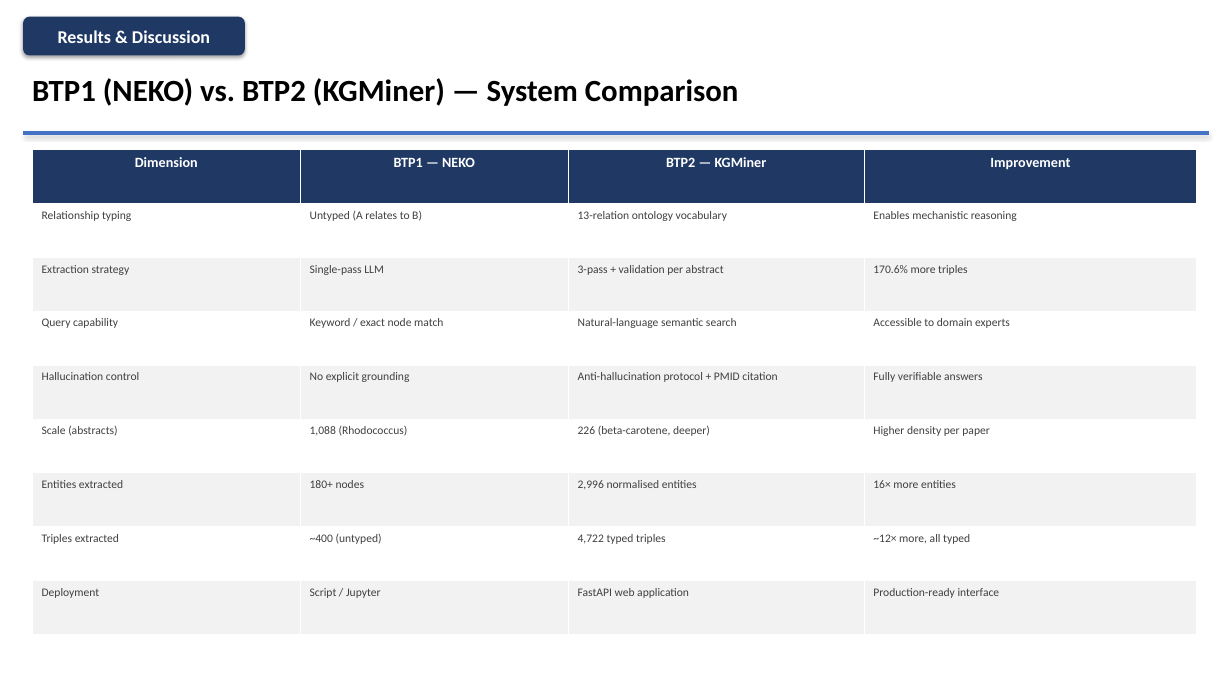
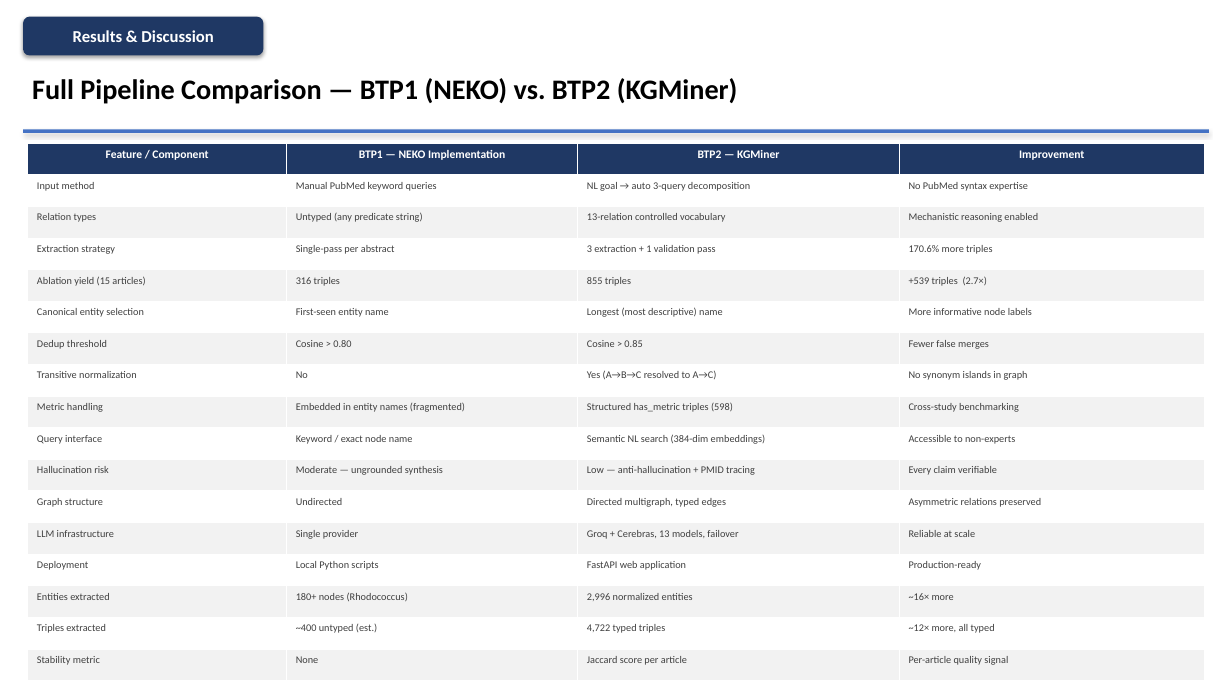
Before and after one commit to Up14/NEKO_PAPER, a slide deck: slide 20 of BTP2_KGMiner.pptx (slide 14 before the commit). Drawn at 1232x693 pixels with LibreOffice and Linux fonts; fonts in the diff are those of the drawing. Boxes give left, top, right and bottom in pixels: in the first picture for what was removed or moved away, otherwise in the second. Text is boxed around its words. In the diff, an @@ line names an element or a change of style, - is before the commit and + after.

```diff
--- a/BTP2_KGMiner.pptx
+++ b/BTP2_KGMiner.pptx
@@ rounded rectangle "Results & Discussion" resized from (x1=23, y1=17, x2=245, y2=55) to (x1=23, y1=17, x2=263, y2=55) @@
@@ rounded rectangle "Results & Discussion" at (x1=23, y1=17, x2=263, y2=55): size 14 to 13 pt @@
@@ text at (x1=32, y1=78, x2=738, y2=104): text changed; size 24 to 22 pt @@
-BTP1 (NEKO) vs. BTP2 (KGMiner) — System Comparison
+Full Pipeline Comparison — BTP1 (NEKO) vs. BTP2 (KGMiner)
@@ table at (x1=28, y1=143, x2=1204, y2=681) @@
-row 1: Dimension | BTP1 — NEKO | BTP2 — KGMiner | Improvement
-row 2: Relationship typing | Untyped (A relates to B) | 13-relation ontology vocabulary | Enables mechanistic reasoning
-row 3: Extraction strategy | Single-pass LLM | 3-pass + validation per abstract | 170.6% more triples
-row 4: Query capability | Keyword / exact node match | Natural-language semantic search | Accessible to domain experts
-row 5: Hallucination control | No explicit grounding | Anti-hallucination protocol + PMID citation | Fully verifiable answers
-row 6: Scale (abstracts) | 1,088 (Rhodococcus) | 226 (beta-carotene, deeper) | Higher density per paper
-row 7: Entities extracted | 180+ nodes | 2,996 normalised entities | 16× more entities
-row 8: Triples extracted | ~400 (untyped) | 4,722 typed triples | ~12× more, all typed
-row 9: Deployment | Script / Jupyter | FastAPI web application | Production-ready interface
+row 1: Feature / Component | BTP1 — NEKO Implementation | BTP2 — KGMiner | Improvement
+row 2: Input method | Manual PubMed keyword queries | NL goal → auto 3-query decomposition | No PubMed syntax expertise
+row 3: Relation types | Untyped (any predicate string) | 13-relation controlled vocabulary | Mechanistic reasoning enabled
+row 4: Extraction strategy | Single-pass per abstract | 3 extraction + 1 validation pass | 170.6% more triples
+row 5: Ablation yield (15 articles) | 316 triples | 855 triples | +539 triples (2.7×)
+row 6: Canonical entity selection | First-seen entity name | Longest (most descriptive) name | More informative node labels
+row 7: Dedup threshold | Cosine > 0.80 | Cosine > 0.85 | Fewer false merges
+row 8: Transitive normalization | No | Yes (A→B→C resolved to A→C) | No synonym islands in graph
+row 9: Metric handling | Embedded in entity names (fragmented) | Structured has_metric triples (598) | Cross-study benchmarking
+row 10: Query interface | Keyword / exact node name | Semantic NL search (384-dim embeddings) | Accessible to non-experts
+row 11: Hallucination risk | Moderate — ungrounded synthesis | Low — anti-hallucination + PMID tracing | Every claim verifiable
+row 12: Graph structure | Undirected | Directed multigraph, typed edges | Asymmetric relations preserved
+row 13: LLM infrastructure | Single provider | Groq + Cerebras, 13 models, failover | Reliable at scale
+row 14: Deployment | Local Python scripts | FastAPI web application | Production-ready
+row 15: Entities extracted | 180+ nodes (Rhodococcus) | 2,996 normalized entities | ~16× more
+row 16: Triples extracted | ~400 untyped (est.) | 4,722 typed triples | ~12× more, all typed
+row 17: Stability metric | None | Jaccard score per article | Per-article quality signal
@@ table resized from (x1=32, y1=150, x2=1197, y2=635) to (x1=28, y1=143, x2=1204, y2=681) @@
```
Also in this commit, not shown: 6 other slides changed, 16 slides added, 10 slides removed, 1 other file.
